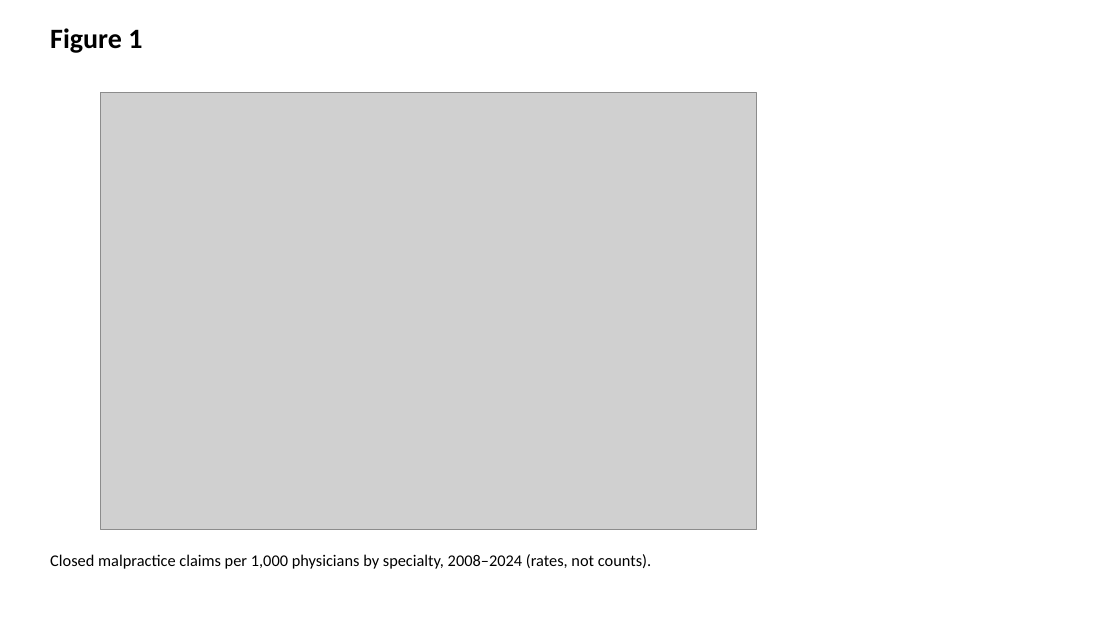
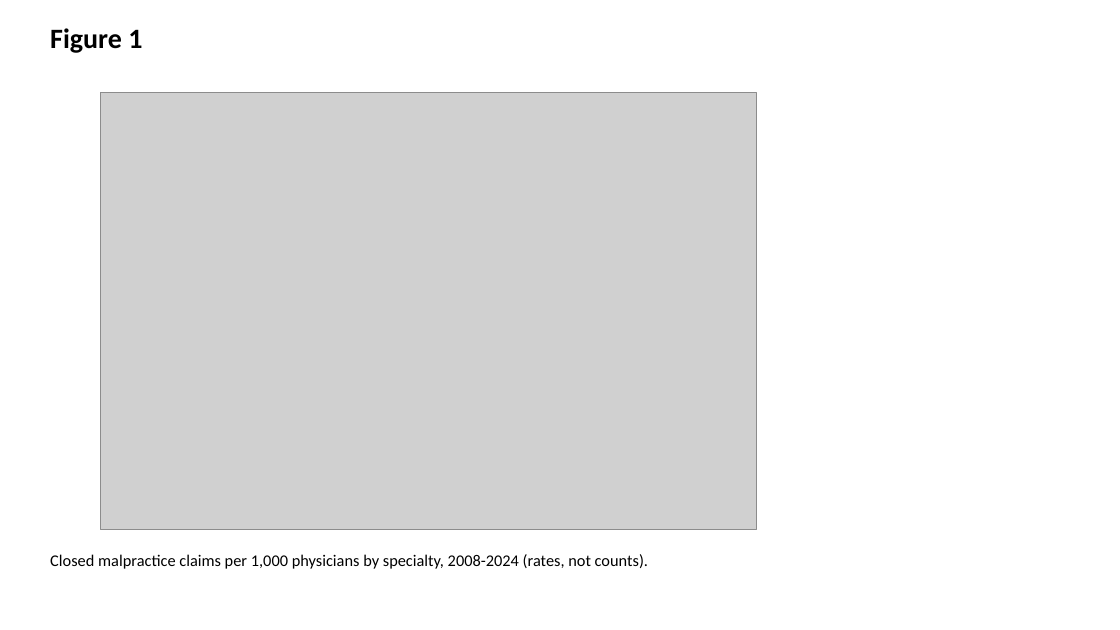
Before and after one commit to bougtoir/medical-accident-its-analysis, a slide deck: slide 1 of manuscript/figures_en.pptx. Drawn at 1120x630 pixels with LibreOffice and Linux fonts; fonts in the diff are those of the drawing; grey boxes stand for pictures. Boxes give left, top, right and bottom in pixels: in the first picture for what was removed or moved away, otherwise in the second. Text is boxed around its words. In the diff, an @@ line names an element or a change of style, - is before the commit and + after.

```diff
--- a/manuscript/figures_en.pptx
+++ b/manuscript/figures_en.pptx
@@ text at (50, 554, 648, 569): text changed @@
-Closed malpractice claims per 1,000 physicians by specialty, 2008–2024 (rates, not counts).
+Closed malpractice claims per 1,000 physicians by specialty, 2008-2024 (rates, not counts).
```
Also in this commit, not shown: 40 other files.
